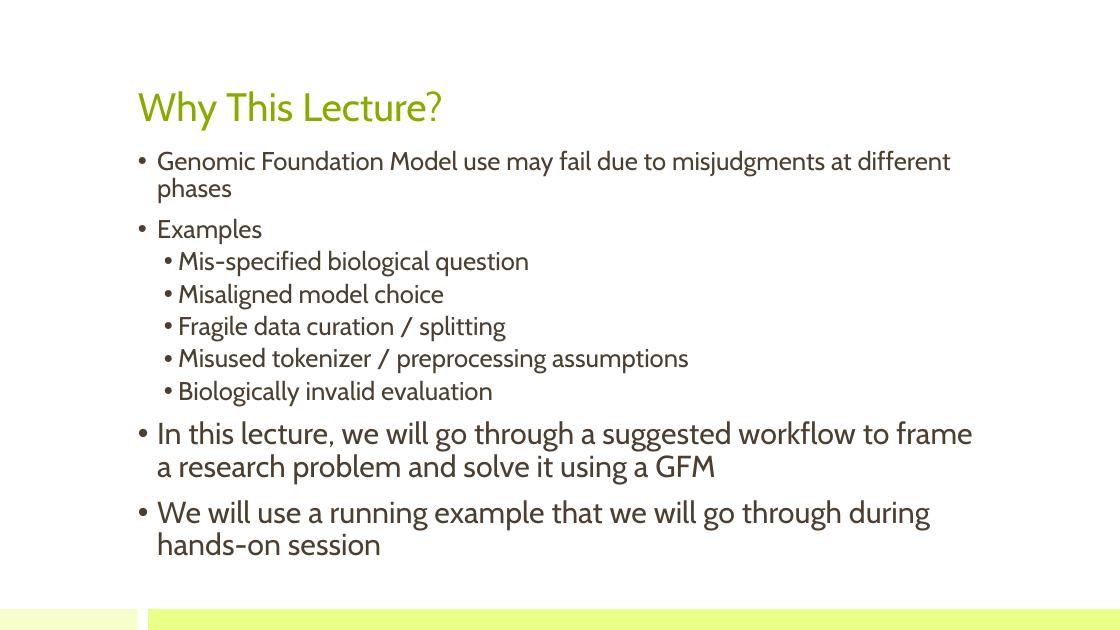
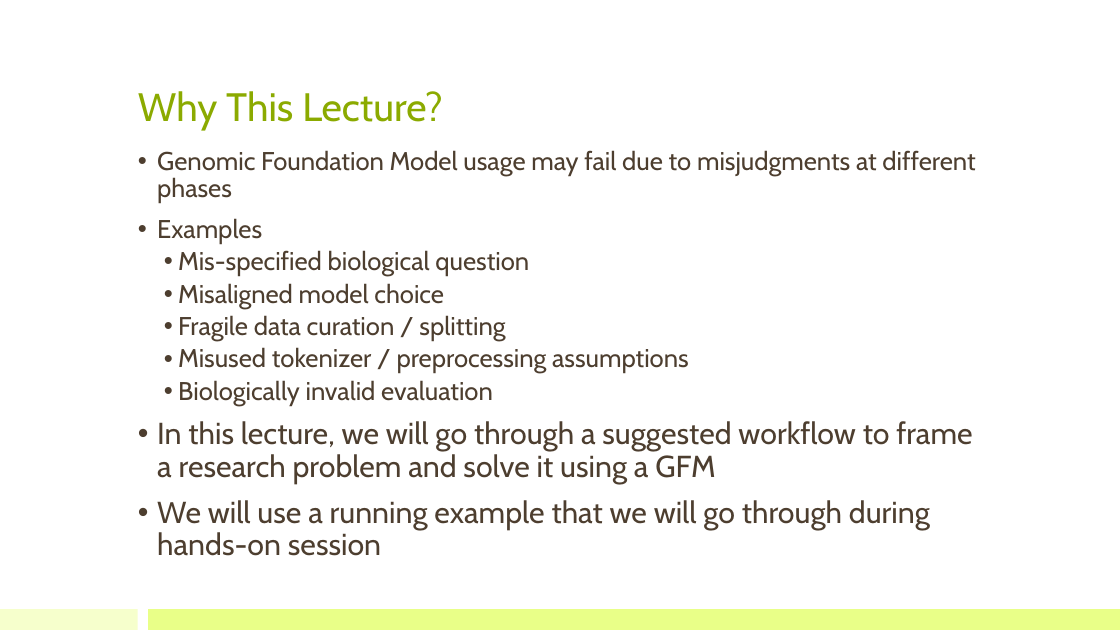
Before and after one commit to bioinfo-kaust/gfm-workshop, a slide deck: slide 2 of lecture_slides/4.day2_after_lunch/lecture_4b_from_research_question_to_fine-tuned_model.pptx. Drawn at 1120x630 pixels with LibreOffice and Linux fonts; fonts in the diff are those of the drawing. Boxes give left, top, right and bottom in pixels: in the first picture for what was removed or moved away, otherwise in the second. Text is boxed around its words. In the diff, an @@ line names an element or a change of style, - is before the commit and + after.

```diff
--- a/lecture_slides/4.day2_after_lunch/lecture_4b_from_research_question_to_fine-tuned_model.pptx
+++ b/lecture_slides/4.day2_after_lunch/lecture_4b_from_research_question_to_fine-tuned_model.pptx
@@ text at <box>157,150,975,203</box>: text changed @@
-• Genomic Foundation Model use may fail due to misjudgments at different phases
+• Genomic Foundation Model usage may fail due to misjudgments at different phases
```
Also in this commit, not shown: 5 other slides changed, 5 other files.
